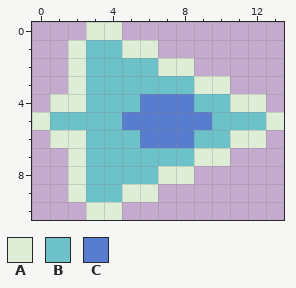
Edited in one commit: pixel-art sprite (client/src/assets/ship.png). Above, as it was before the edit.
The file is 14x11 pixels.
Palette (. is transparent): A #deeed6  B #6dc2ca  C #597dce
Pixels before, first column x 0:
 0 ...AA.........
 1 ..ABBAA.......
 2 ..ABBBBAA.....
 3 ..ABBBBBBAA...
 4 .AABBBCCCBBAA.
 5 ABBBBCCCCCBBBA
 6 .AABBBCCCBBAA.
 7 ..ABBBBBBAA...
 8 ..ABBBBAA.....
 9 ..ABBAA.......
10 ...AA.........
After the commit:
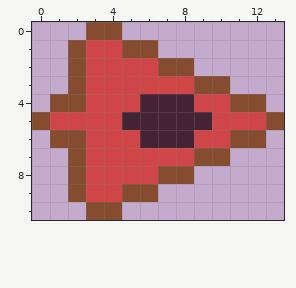
Commit: -create ship textures using palette
Edits made:
colour A: #deeed6 -> #854c30
colour B: #6dc2ca -> #d04648
colour C: #597dce -> #442434
Pixel boxes of the changes (left, top, right, bottom) in both pictures:
changed: (32, 22, 284, 220)
